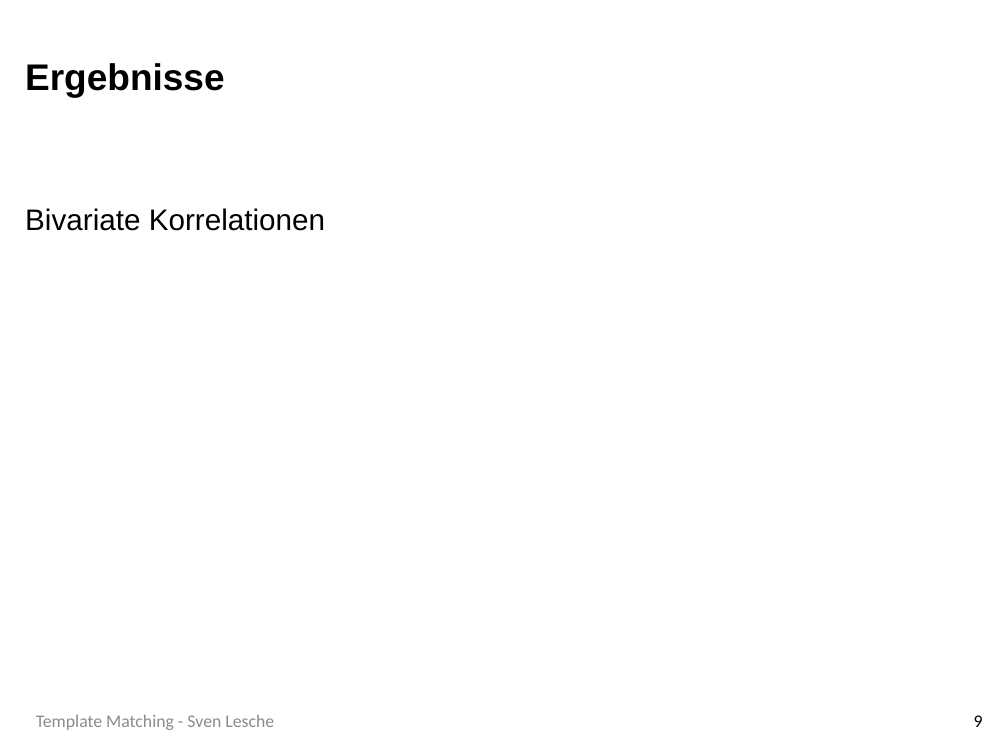
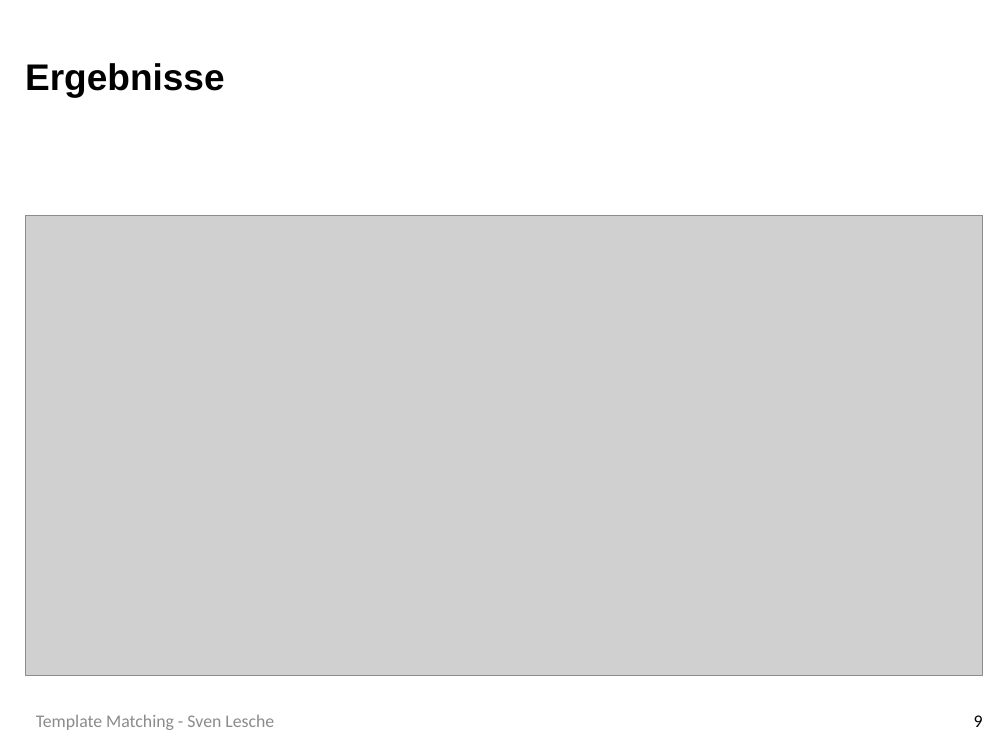
Before and after one commit to SLesche/levy-intelligence, a slide deck: slide 9 of presentations/levy_presentation.pptx. Drawn at 1008x756 pixels with LibreOffice and Linux fonts; fonts in the diff are those of the drawing; grey boxes stand for pictures; background and template pictures are left out. Boxes give left, top, right and bottom in pixels: in the first picture for what was removed or moved away, otherwise in the second. Text is boxed around its words. In the diff, an @@ line names an element or a change of style, - is before the commit and + after.

```diff
--- a/presentations/levy_presentation.pptx
+++ b/presentations/levy_presentation.pptx
@@ text removed at bbox=[25, 208, 325, 231] @@
-Bivariate Korrelationen
@@ picture added at bbox=[26, 215, 983, 675] @@
```
Also in this commit, not shown: 1 other slide changed, 1 other file.
